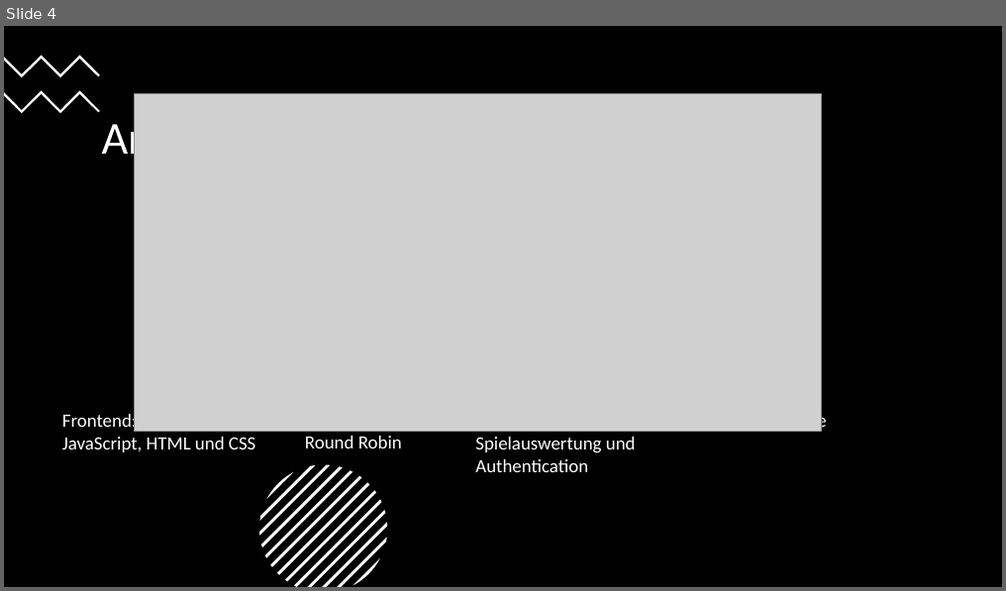
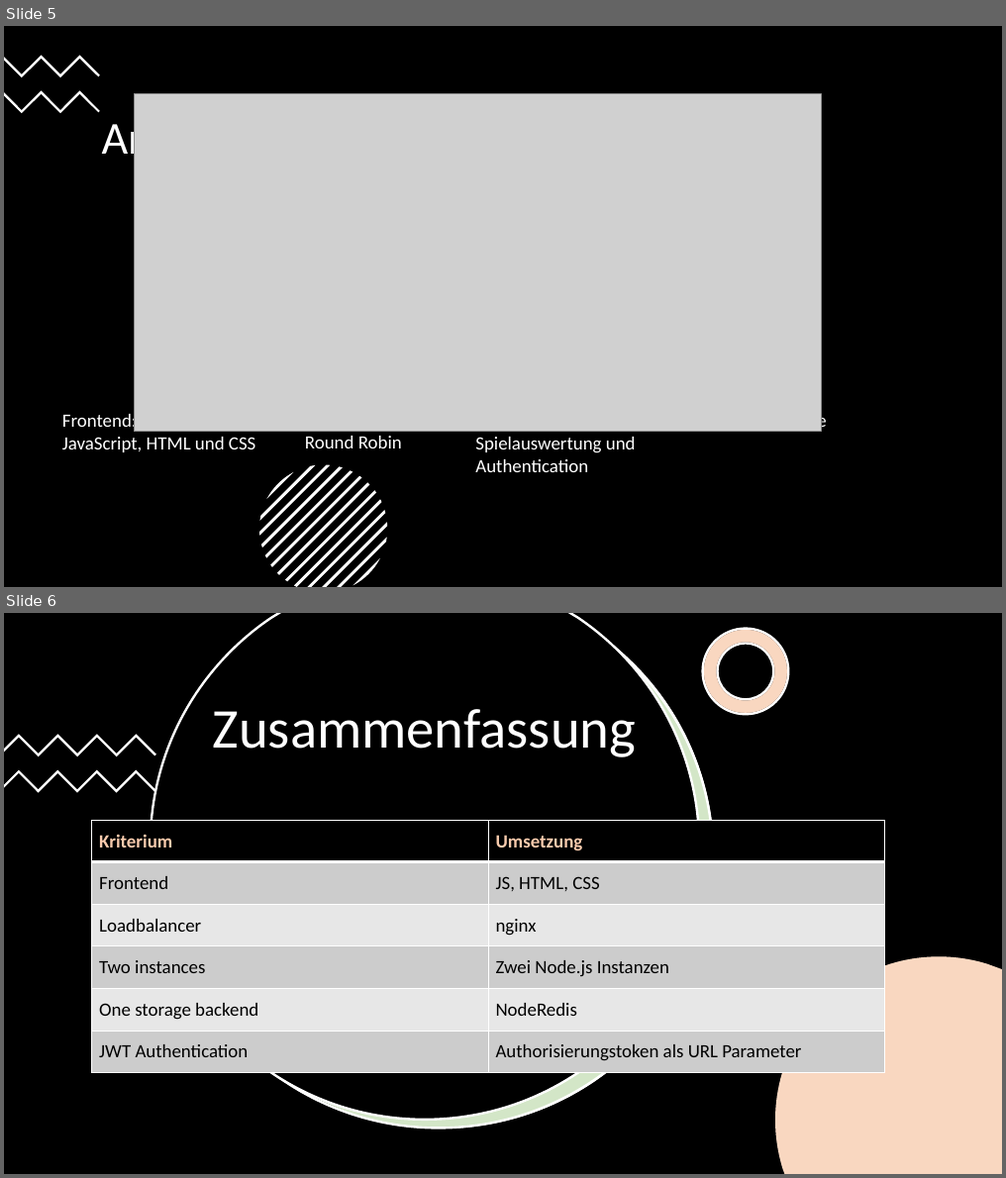
Before and after one commit to DerMaskierteMuchacho/RPS_Extreme, a slide deck: presentation/RPS Extreme Präsentation.pptx. Shown one above the other, each under a label of ours: slide 4 before the commit, slides 5 and 6 after it. The pictures are 1006x591 and 1006x1178 pixels, drawn with LibreOffice and Linux fonts; fonts in the diff are those of the drawing; grey boxes stand for pictures. Boxes give left, top, right and bottom in pixels: in the first picture for what was removed or moved away, otherwise in the second. Text is boxed around its words. In the diff, an @@ line names an element or a change of style, - is before the commit and + after.

Commit message:
added presentation

```diff
--- a/presentation/RPS Extreme Präsentation.pptx
+++ b/presentation/RPS Extreme Präsentation.pptx
@@ slide 6 added at <box>4,613,1002,1174</box>, background #FFFFFF @@
@@ rectangle added at <box>4,613,1002,1174</box>, fill #000000 @@
@@ freeform shape added at <box>150,613,699,1120</box>, fill #000000, outline #FFFFFF 2.25 pt @@
@@ freeform shape added at <box>164,613,713,1128</box>, fill #70AD47 at 30% opacity, outline #FFFFFF 2.25 pt @@
@@ freeform shape added at <box>169,613,715,1129</box>, fill #FFFFFF @@
@@ freeform shape added at <box>703,629,788,715</box>, fill #FFFFFF, outline #000000 2.25 pt @@
@@ freeform shape added at <box>703,629,788,715</box>, fill #ED7D31 at 30% opacity, outline #FFFFFF 2.25 pt @@
@@ title added at <box>213,709,637,758</box>, 54 pt, text #FFFFFF @@
+Zusammenfassung
@@ freeform shape added at <box>4,735,156,757</box>, fill #FFFFFF @@
@@ freeform shape added at <box>4,770,156,792</box>, fill #FFFFFF @@
@@ table added at <box>91,820,885,1073</box>, 6 rows, 2 columns @@
+Kriterium | Umsetzung
+Frontend | JS, HTML, CSS
+Loadbalancer | nginx
+Two instances | Zwei Node.js Instanzen
+One storage backend | NodeRedis
+JWT Authentication | Authorisierungstoken als URL Parameter
@@ group added at <box>788,906,874,944</box>: 5 freeform shapes @@
@@ freeform shape added at <box>775,957,1002,1174</box>, fill #FFFFFF @@
@@ freeform shape added at <box>775,957,1002,1174</box>, fill #ED7D31 at 30% opacity @@
@@ ellipse added at <box>122,1015,160,1054</box>, fill #FFFFFF @@
@@ ellipse added at <box>122,1015,160,1054</box>, fill #ED7D31 at 30% opacity, outline #FFFFFF 2.25 pt @@
@@ what was slide 4 is now slide 5 @@
```
Also in this commit, not shown: 2 slides changed, 1 other slide added.
